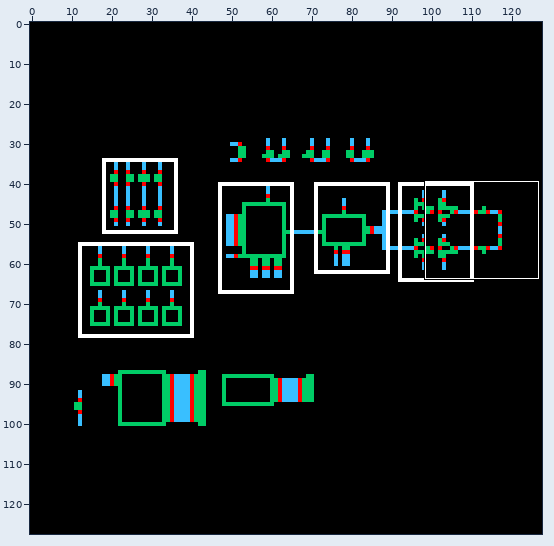
Two versions of one sprite sheet, tb_WireLine_W_PLL/schematic/thumbnail_128x128.png. The picture above shows the old version from afar; the outline marks the close-up.
Close-up. The starting point:
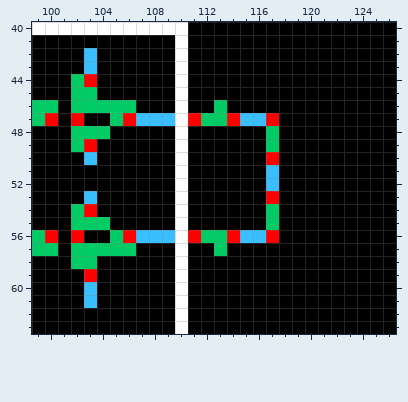
The file is 128x128 pixels. Shown: x 99..126, y 40..63.
And afterwards:
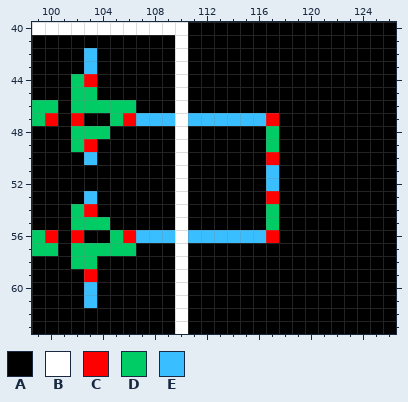
Palette (. is transparent): A #000000  B #ffffff  C #ff0000  D #00cc66  E #39bfff
Change:
Colour A replaces colour D in row 46 at x 113; in row 57 at x 113.
Colour E replaces colour C in row 47 at x 111 and 114; in row 56 at x 111 and 114.
Colour E replaces colour D in row 47 at x 112 to 113; in row 56 at x 112 to 113.
Boxes around the changes in both close-ups, in picture pixels (x1, y1, x2, y2):
changed: (188, 100, 240, 126)
changed: (188, 230, 240, 256)
